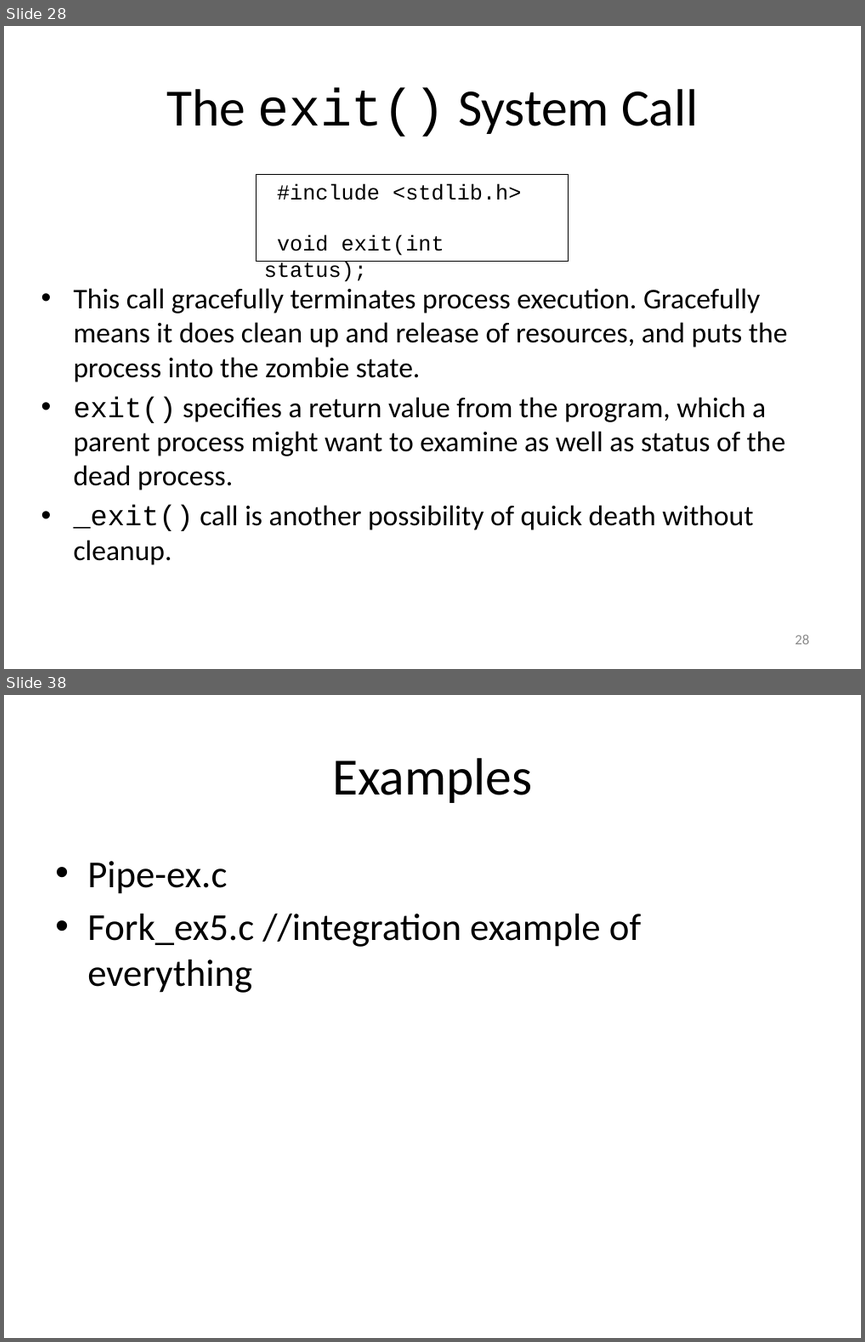
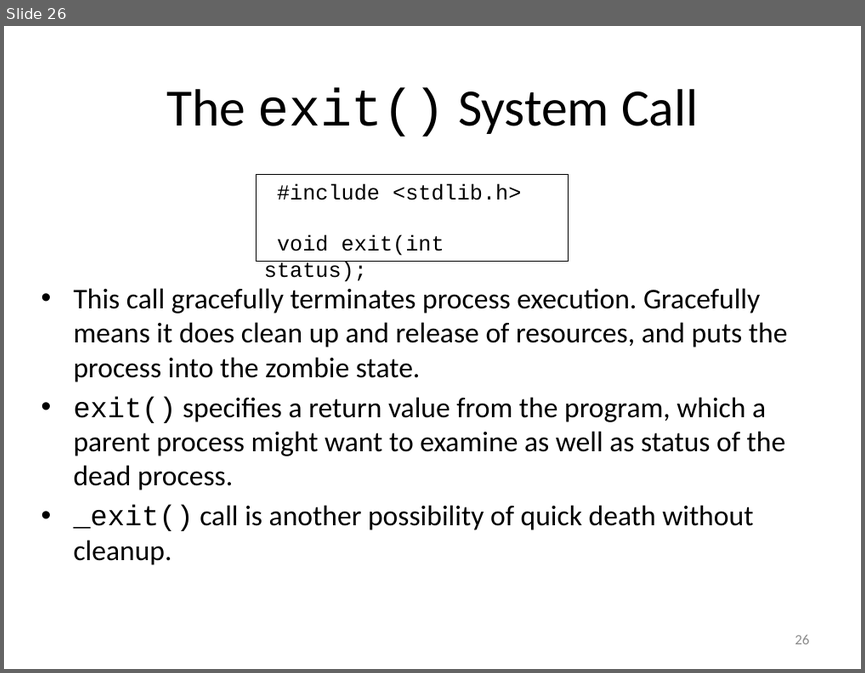
Before and after one commit to mezla/Sections, a slide deck: Will_Section2_Resources/Section 2 Powerpoint.pptx. Shown one above the other, each under a label of ours: slides 28 and 38 before the commit, slide 26 after it; the slides between them are not shown. The pictures are 865x1342 and 865x673 pixels, drawn with LibreOffice and Linux fonts; fonts in the diff are those of the drawing. Boxes give left, top, right and bottom in pixels: in the first picture for what was removed or moved away, otherwise in the second. Text is boxed around its words. In the diff, an @@ line names an element or a change of style, - is before the commit and + after.

```diff
--- a/Will_Section2_Resources/Section 2 Powerpoint.pptx
+++ b/Will_Section2_Resources/Section 2 Powerpoint.pptx
@@ slide 38 removed at box(4, 695, 861, 1338), background #FFFFFF @@
@@ title removed at box(332, 758, 532, 803) @@
-Examples
@@ text removed at box(87, 861, 641, 993) @@
-• Pipe-ex.c
-• Fork_ex5.c //integration example of everything
@@ what was slide 28 is now slide 26 @@
@@ page number at box(794, 635, 809, 644): text changed @@
-28
+26
```
Also in this commit, not shown: 11 other slides removed, 15 other files.
